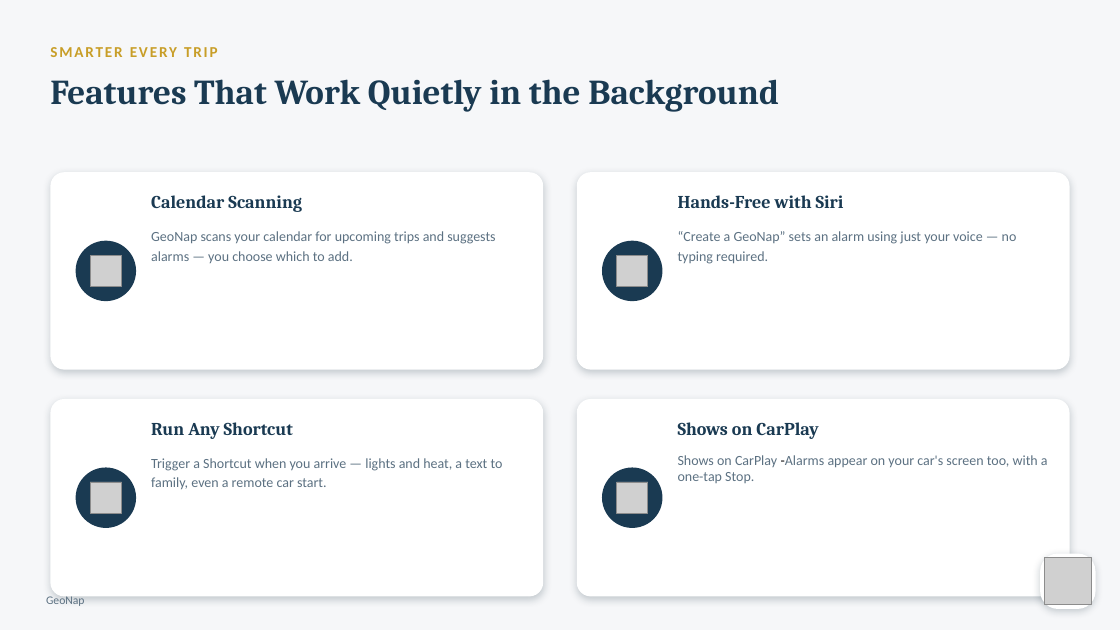
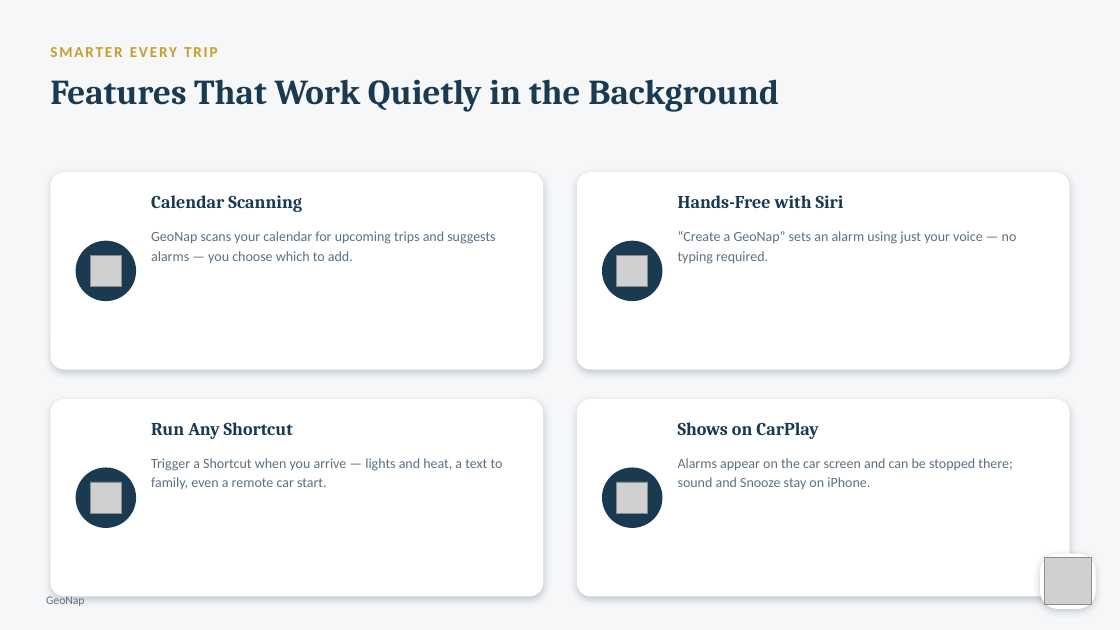
Before and after one commit to rmbartis/GeoNap, a slide deck: slide 6 of docs/GeoNap Presentations/GeoNap_Marketing_Deck.pptx. Drawn at 1120x630 pixels with LibreOffice and Linux fonts; fonts in the diff are those of the drawing; grey boxes stand for pictures. Boxes give left, top, right and bottom in pixels: in the first picture for what was removed or moved away, otherwise in the second. Text is boxed around its words. In the diff, an @@ line names an element or a change of style, - is before the commit and + after.

Commit message:
Deck: CarPlay wording consistent on slides 6 and 17

```diff
--- a/docs/GeoNap Presentations/GeoNap_Marketing_Deck.pptx
+++ b/docs/GeoNap Presentations/GeoNap_Marketing_Deck.pptx
@@ text at (678,458,1012,489): text changed @@
-Shows on CarPlay -Alarms appear on your car's screen too, with a one-tap Stop.
+Alarms appear on the car screen and can be stopped there; sound and Snooze stay on iPhone.
```
Also in this commit, not shown: 5 other slides changed.
